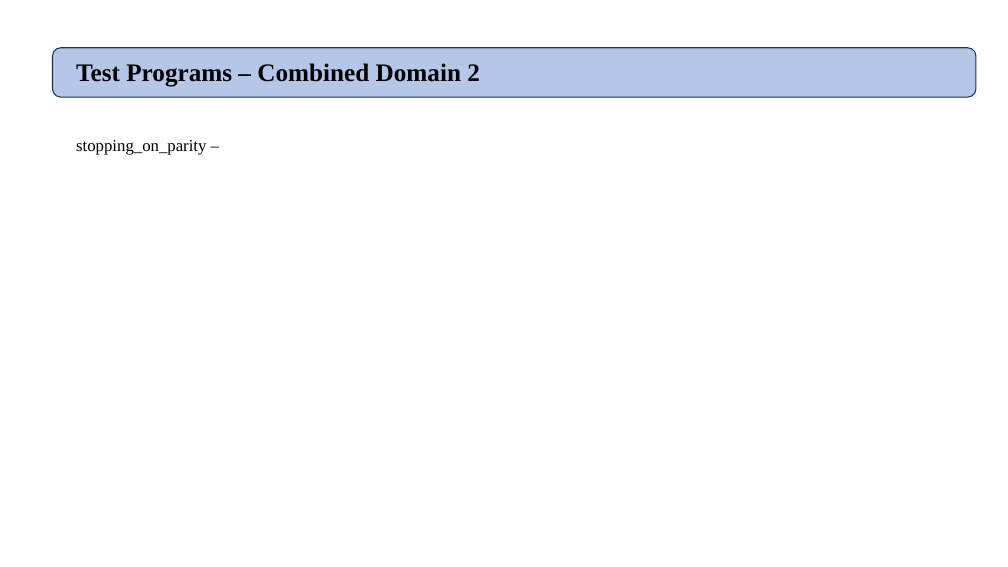
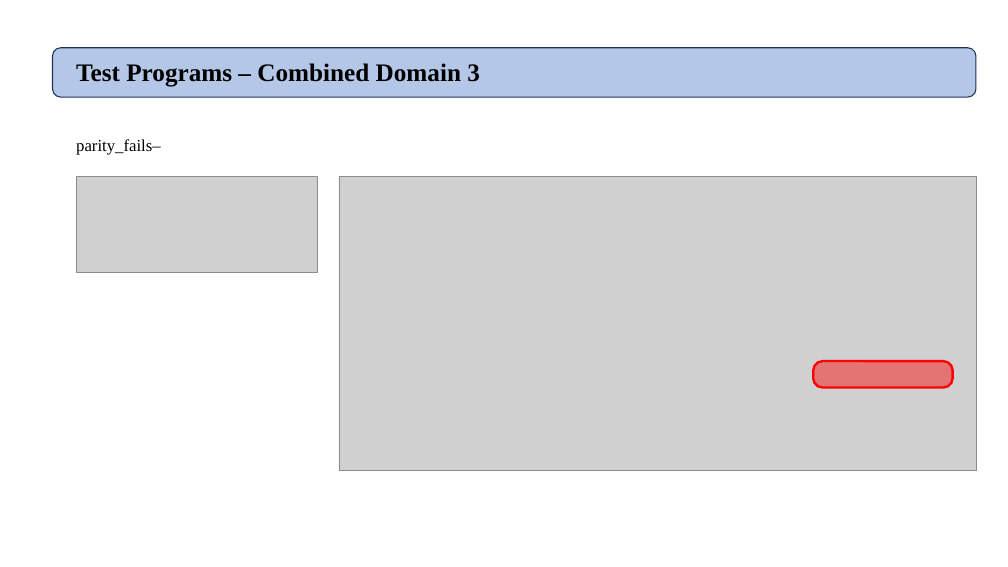
Before and after one commit to shahak2/program-analysis-and-verification, a slide deck: slide 20 of docs/paav architecture.pptx (slide 21 before the commit). Drawn at 1008x567 pixels with LibreOffice and Linux fonts; fonts in the diff are those of the drawing; grey boxes stand for pictures. Boxes give left, top, right and bottom in pixels: in the first picture for what was removed or moved away, otherwise in the second. Text is boxed around its words. In the diff, an @@ line names an element or a change of style, - is before the commit and + after.

```diff
--- a/docs/paav architecture.pptx
+++ b/docs/paav architecture.pptx
@@ text at bbox=[76, 63, 480, 87]: text changed @@
-Test Programs – Combined Domain 2
+Test Programs – Combined Domain 3
@@ text at bbox=[76, 139, 161, 155]: text changed @@
-stopping_on_parity –
+parity_fails–
@@ picture added at bbox=[76, 176, 318, 272] @@
@@ picture added at bbox=[339, 176, 976, 470] @@
@@ rounded rectangle added at bbox=[814, 361, 953, 388], fill #FF0000 at 44% opacity, outline #FF0000 2.25 pt @@
```
Also in this commit, not shown: 6 other slides changed, 1 slide added, 2 slides removed, 16 other files.
